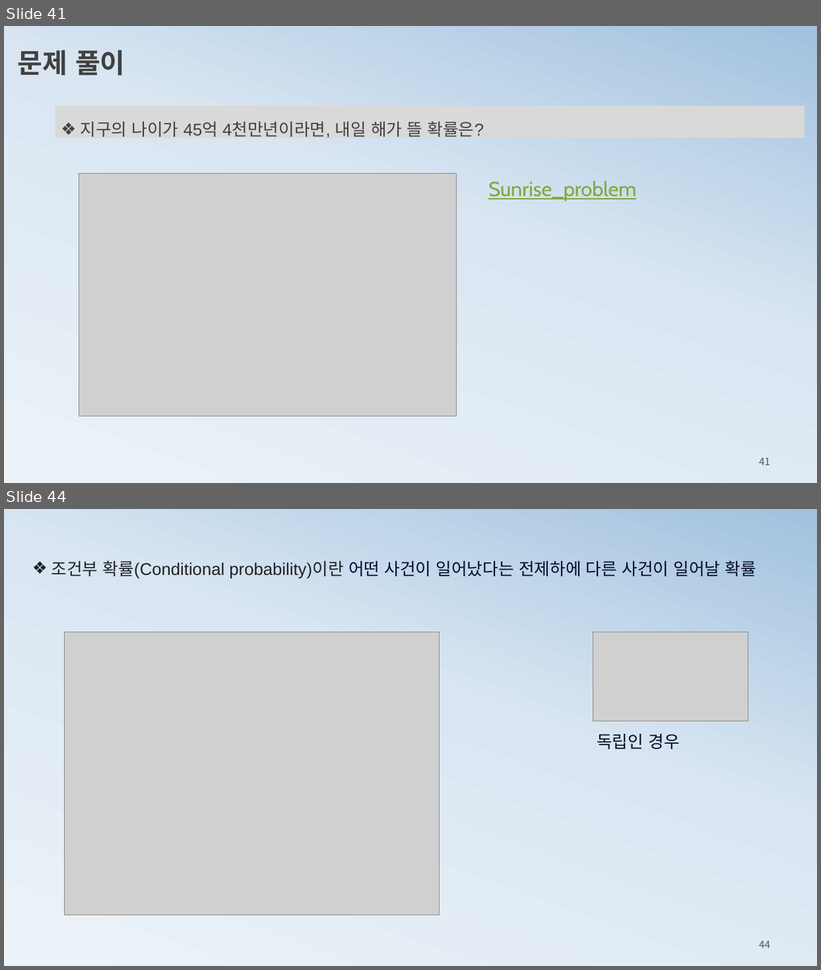
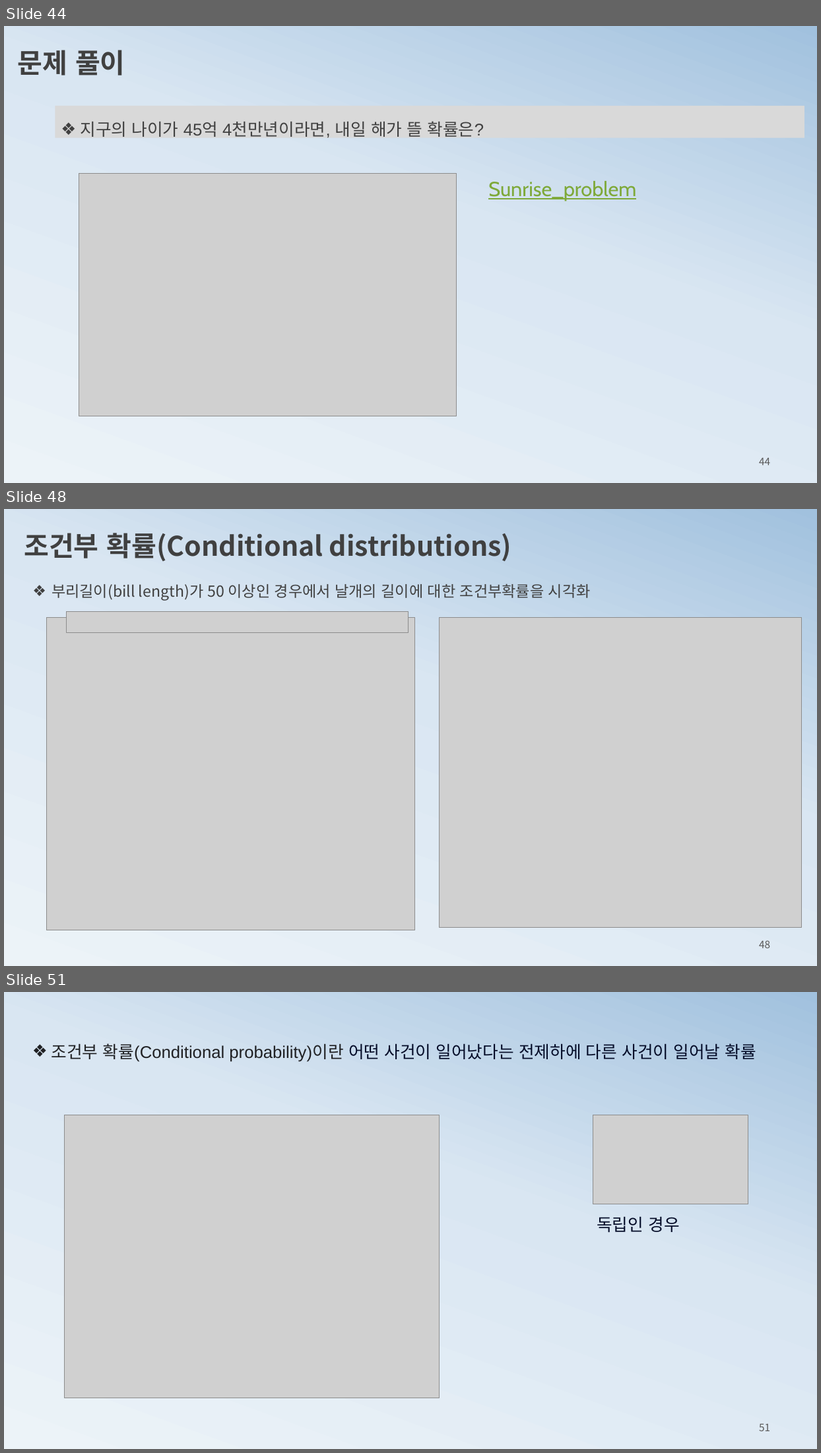
Before and after one commit to ancestor9/mathematics-for-machine-learning, a slide deck: 3_probability theory for machine learning.pptx. Shown one above the other, each under a label of ours: slides 41 and 44 before the commit, slides 44, 48 and 51 after it; the slides between them are not shown. The pictures are 821x970 and 821x1453 pixels, drawn with LibreOffice and Linux fonts; fonts in the diff are those of the drawing; grey boxes stand for pictures. Boxes give left, top, right and bottom in pixels: in the first picture for what was removed or moved away, otherwise in the second. Text is boxed around its words. In the diff, an @@ line names an element or a change of style, - is before the commit and + after.

```diff
--- a/3_probability theory for machine learning.pptx
+++ b/3_probability theory for machine learning.pptx
@@ slide 48 added at bbox=[4, 509, 817, 966], background gradient #ECF3F8 to #D9E6F2 to #A1C1DE @@
@@ text added at bbox=[24, 533, 512, 561], 32 pt, text #404040, bold @@
+조건부 확률(Conditional distributions)
@@ text added at bbox=[52, 584, 591, 600], 18 pt, text #404040 @@
+❖ 부리길이(bill length)가 50 이상인 경우에서 날개의 길이에 대한 조건부확률을 시각화
@@ picture added at bbox=[46, 618, 415, 931] @@
@@ picture added at bbox=[67, 611, 409, 633] @@
@@ picture added at bbox=[440, 618, 802, 928] @@
@@ page number added at bbox=[759, 941, 770, 949], 12 pt, text #595959 @@
+48
@@ what was slide 41 is now slide 44 @@
@@ page number at bbox=[759, 458, 770, 466]: text changed @@
-41
+44
@@ what was slide 44 is now slide 51 @@
@@ page number at bbox=[759, 1424, 770, 1432]: text changed @@
-44
+51
```
Also in this commit, not shown: 4 slides changed, 9 other slides added.
